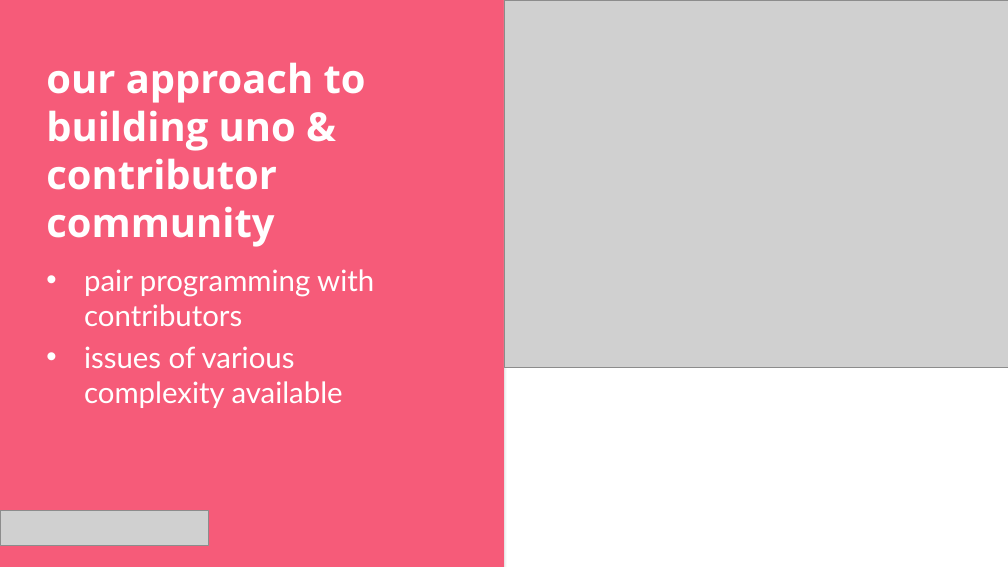
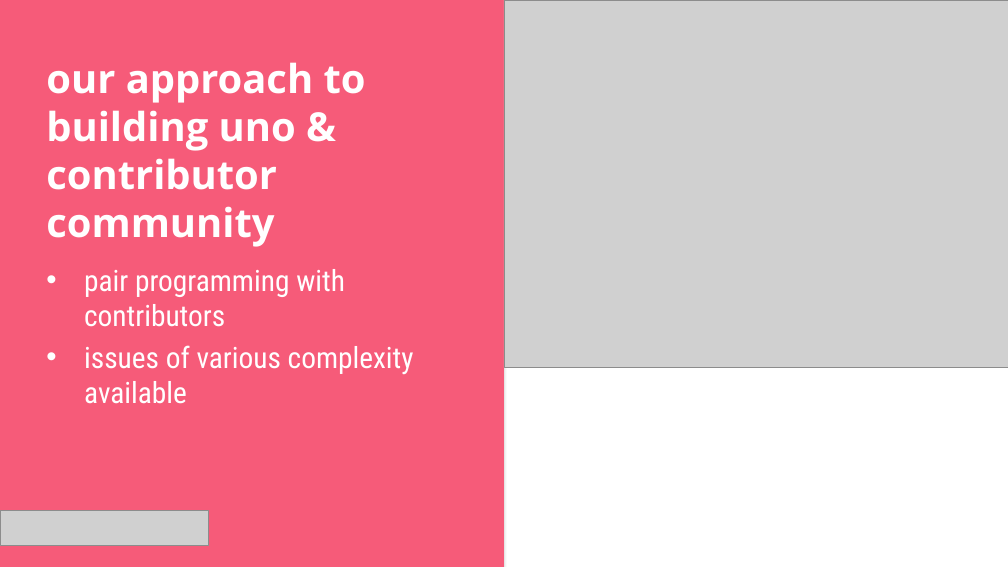
Before and after one commit to unoplatform/workshops, a slide deck: slide 48 of uno-bootcamp/slides/uno-bootcamp.pptx. Drawn at 1008x567 pixels with LibreOffice and Linux fonts; fonts in the diff are those of the drawing; grey boxes stand for pictures; background and template pictures are left out. Boxes give left, top, right and bottom in pixels: in the first picture for what was removed or moved away, otherwise in the second. Text is boxed around its words. In the diff, an @@ line names an element or a change of style, - is before the commit and + after.

```diff
--- a/uno-bootcamp/slides/uno-bootcamp.pptx
+++ b/uno-bootcamp/slides/uno-bootcamp.pptx
@@ text "pair programming with contributors" at [84, 269, 414, 404]: font Lato to Roboto Condensed; less space between paragraphs @@
```
Also in this commit, not shown: 24 other slides changed.
